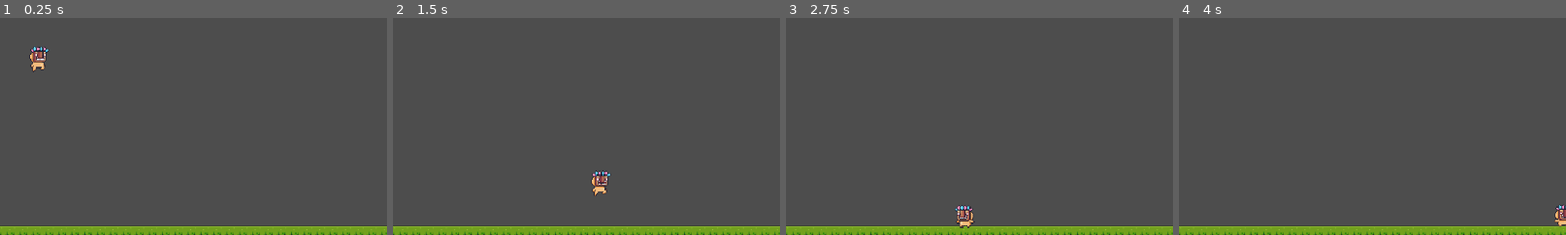
Above: before the commit, frames 1-4 (left to right).
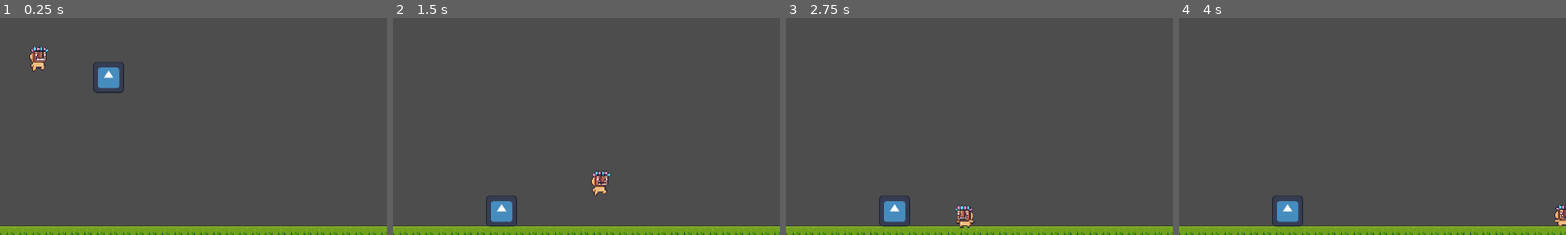
Above: after the commit, the same moments.

Repository: TaofeekS/shareMania
Game: Godot game, scene res://src/Levels/TestLevels/Scene/test_level.tscn
Two runs of this game, one before a commit and one after it. Both use one fixed random seed, a clock stepped at 60 frames per second and the inputs below. The project has no main scene, so this scene is started directly. The engine's default icon, where the game draws it, is replaced by a stand-in: a white triangle on a blue panel in a dark square.
Inputs:
- Up to frame 1 (0.25 s): no input
- Up to frame 2 (1.5 s): tap Enter (ui_accept) at 0.5, 0.77 s; hold Right (ui_right) from 0.53 s (still down); tap E (pickItem, bound only after the commit) at 0.6, 1.35 s
- Up to frame 3 (2.75 s): tap Enter (ui_accept) at 1.52 s; release Right (ui_right) at 2.03 s; hold Left (ui_left) from 2.03 s (still down); tap E (pickItem, bound only after the commit) at 2.1 s
- Up to frame 4 (4 s): release Left (ui_left) at 2.78 s; hold Right (ui_right) from 2.78 s (still down); tap E (pickItem, bound only after the commit) at 2.85, 3.6 s; tap Enter (ui_accept) at 3.02, 3.77 s
The pictures show only the part of the screen within x 37-87%, y 40-90%; the shares and areas given below are measured in that part.

The runs differ from the first frame. In frame 1, 0.7% of the frame differs, in the area x 24-33%, y 20-35%; in frame 2, 0.7%, in the area x 24-33%, y 81-97%; in frame 3, 0.7%; in frame 4, 0.7%.

Commit message:
added giftbox and ability to carry and drop giftbox

Diff:
--- a/Share Mania/project.godot
+++ b/Share Mania/project.godot
@@ -14,6 +14,14 @@
 config/features=PackedStringArray("4.2", "GL Compatibility")
 config/icon="res://icon.svg"
 
+[input]
+
+pickItem={
+"deadzone": 0.5,
+"events": [Object(InputEventKey,"resource_local_to_scene":false,"resource_name":"","device":-1,"window_id":0,"alt_pressed":false,"shift_pressed":false,"ctrl_pressed":false,"meta_pressed":false,"pressed":false,"keycode":0,"physical_keycode":69,"key_label":0,"unicode":101,"echo":false,"script":null)
+]
+}
+
 [rendering]
 
 renderer/rendering_method="gl_compatibility"
--- a/Share Mania/src/GiftBox/Scene/gift_box.tscn
+++ b/Share Mania/src/GiftBox/Scene/gift_box.tscn
@@ -1,6 +1,7 @@
-[gd_scene load_steps=4 format=3 uid="uid://hyylcyrhleh3"]
+[gd_scene load_steps=5 format=3 uid="uid://hyylcyrhleh3"]
 
 [ext_resource type="Texture2D" uid="uid://3ewfn5sx3gel" path="res://icon.svg" id="1_2msd0"]
+[ext_resource type="Script" path="res://src/GiftBox/Script/gift_box.gd" id="1_8agbj"]
 
 [sub_resource type="PhysicsMaterial" id="PhysicsMaterial_ewi81"]
 rough = true
@@ -9,7 +10,9 @@
 size = Vector2(38, 36)
 
 [node name="GiftBox" type="RigidBody2D"]
+collision_layer = 4
 physics_material_override = SubResource("PhysicsMaterial_ewi81")
+script = ExtResource("1_8agbj")
 
 [node name="Sprite2D" type="Sprite2D" parent="."]
 scale = Vector2(0.3, 0.3)
--- /dev/null
+++ b/Share Mania/src/GiftBox/Script/gift_box.gd
@@ -0,0 +1,13 @@
+extends RigidBody2D
+
+var followParent = false
+# Called when the node enters the scene tree for the first time.
+func _ready():
+	pass # Replace with function body.
+
+
+# Called every frame. 'delta' is the elapsed time since the previous frame.
+func _process(delta):
+	if followParent:
+		global_position = get_parent().global_position
+	pass
--- a/Share Mania/src/Levels/TestLevels/Scene/test_level.tscn
+++ b/Share Mania/src/Levels/TestLevels/Scene/test_level.tscn
@@ -1,7 +1,8 @@
-[gd_scene load_steps=5 format=3 uid="uid://42p3moyml021"]
+[gd_scene load_steps=6 format=3 uid="uid://42p3moyml021"]
 
 [ext_resource type="Texture2D" uid="uid://6tldjpxrbjf" path="res://assets/Free/Terrain/Terrain (16x16).png" id="1_t10yr"]
 [ext_resource type="PackedScene" uid="uid://dudfwlo6oec2a" path="res://src/Player/Scene/player.tscn" id="2_3bgim"]
+[ext_resource type="PackedScene" uid="uid://hyylcyrhleh3" path="res://src/GiftBox/Scene/gift_box.tscn" id="3_ka32i"]
 
 [sub_resource type="TileSetAtlasSource" id="TileSetAtlasSource_268t8"]
 texture = ExtResource("1_t10yr")
@@ -493,6 +494,9 @@
 format = 2
 layer_0/tile_data = PackedInt32Array(2490369, 131072, 1, 2490370, 458752, 0, 2490371, 458752, 0, 2490372, 458752, 0, 24 …(7607 unchanged characters)…
 
+[node name="GiftBox" parent="." instance=ExtResource("3_ka32i")]
+position = Vector2(502, 396)
+
 [node name="Player" parent="." instance=ExtResource("2_3bgim")]
 position = Vector2(414, 369)
 
--- a/Share Mania/src/Player/Scene/player.tscn
+++ b/Share Mania/src/Player/Scene/player.tscn
@@ -352,7 +352,68 @@
 [sub_resource type="RectangleShape2D" id="RectangleShape2D_q22bo"]
 size = Vector2(19, 21)
 
+[sub_resource type="Animation" id="Animation_qsd2g"]
+resource_name = "pickObject"
+length = 0.6
+tracks/0/type = "bezier"
+tracks/0/imported = false
+tracks/0/enabled = true
+tracks/0/path = NodePath("carriedObjectPos:position:x")
+tracks/0/interp = 1
+tracks/0/loop_wrap = true
+tracks/0/keys = {
+"handle_modes": PackedInt32Array(0, 0, 0),
+"points": PackedFloat32Array(25, -0.25, 0, 0.25, 0, 25, -0.25, 0, 0.25, 0, 0, -0.25, 0, 0.25, 0),
+"times": PackedFloat32Array(0, 0.3, 0.6)
+}
+tracks/1/type = "bezier"
+tracks/1/imported = false
+tracks/1/enabled = true
+tracks/1/path = NodePath("carriedObjectPos:position:y")
+tracks/1/interp = 1
+tracks/1/loop_wrap = true
+tracks/1/keys = {
+"handle_modes": PackedInt32Array(0, 0),
+"points": PackedFloat32Array(11, -0.25, 0, 0.25, 0, -30, -0.25, 0, 0.25, 0),
+"times": PackedFloat32Array(0, 0.6)
+}
+
+[sub_resource type="Animation" id="Animation_pqqvl"]
+length = 0.001
+tracks/0/type = "bezier"
+tracks/0/imported = false
+tracks/0/enabled = true
+tracks/0/path = NodePath("carriedObjectPos:position:x")
+tracks/0/interp = 1
+tracks/0/loop_wrap = true
+tracks/0/keys = {
+"handle_modes": PackedInt32Array(0),
+"points": PackedFloat32Array(20, -0.25, 0, 0.25, 0),
+"times": PackedFloat32Array(0)
+}
+tracks/1/type = "bezier"
+tracks/1/imported = false
+tracks/1/enabled = true
+tracks/1/path = NodePath("carriedObjectPos:position:y")
+tracks/1/interp = 1
+tracks/1/loop_wrap = true
+tracks/1/keys = {
+"handle_modes": PackedInt32Array(0),
+"points": PackedFloat32Array(11, -0.25, 0, 0.25, 0),
+"times": PackedFloat32Array(0)
+}
+
+[sub_resource type="AnimationLibrary" id="AnimationLibrary_f3ylm"]
+_data = {
+"RESET": SubResource("Animation_pqqvl"),
+"pickObject": SubResource("Animation_qsd2g")
+}
+
+[sub_resource type="RectangleShape2D" id="RectangleShape2D_nmt4k"]
+size = Vector2(37, 3)
+
 [node name="Player" type="CharacterBody2D"]
+collision_layer = 2
 script = ExtResource("1_onhkh")
 
 [node name="Sprite2D" type="Sprite2D" parent="."]
@@ -377,3 +438,23 @@
 [node name="CollisionShape2D" type="CollisionShape2D" parent="."]
 position = Vector2(0.5, 0.5)
 shape = SubResource("RectangleShape2D_q22bo")
+
+[node name="baseObjectPos" type="Marker2D" parent="."]
+
+[node name="carriedObjectPos" type="Marker2D" parent="baseObjectPos"]
+position = Vector2(20, 11)
+
+[node name="AnimationPlayer" type="AnimationPlayer" parent="baseObjectPos"]
+libraries = {
+"": SubResource("AnimationLibrary_f3ylm")
+}
+
+[node name="itemDetector" type="Area2D" parent="."]
+collision_mask = 4
+
+[node name="CollisionShape2D" type="CollisionShape2D" parent="itemDetector"]
+position = Vector2(1.5, 9.5)
+shape = SubResource("RectangleShape2D_nmt4k")
+
+[connection signal="body_entered" from="itemDetector" to="." method="_on_item_detector_body_entered"]
+[connection signal="body_exited" from="itemDetector" to="." method="_on_item_detector_body_exited"]
--- a/Share Mania/src/Player/Script/player.gd
+++ b/Share Mania/src/Player/Script/player.gd
@@ -3,6 +3,7 @@
 
 @export var SPEED = 220.0
 const JUMP_VELOCITY = -400.0
+var items = []
 
 # Get the gravity from the project settings to be synced with RigidBody nodes.
 var gravity = ProjectSettings.get_setting("physics/2d/default_gravity")
@@ -26,8 +27,10 @@
 	#setting sprite flip based on direction
 	if direction == 1:
 		$Sprite2D.flip_h = false
+		$baseObjectPos.scale.x = 1
 	elif direction == -1:
 		$Sprite2D.flip_h = true
+		$baseObjectPos.scale.x = -1
 
 
 	if direction:
@@ -48,3 +51,42 @@
 			stateMachine.travel("jump")
 		else:
 			stateMachine.travel("fall")
+
+	if Input.is_action_just_pressed("pickItem"):
+
+		if CarryingAnObject():
+			dropCarriedObject()
+		else:
+			if items.size() != 0:
+				pickObject()
+
+
+
+func _on_item_detector_body_entered(body):
+	items.append(body)
+
+
+func _on_item_detector_body_exited(body):
+	if items.has(body):
+		items.erase(body)
+
+
+func dropCarriedObject():
+	var carriedObject = $baseObjectPos/carriedObjectPos.get_child(0)
+	$baseObjectPos/carriedObjectPos.remove_child(carriedObject)
+	get_parent().add_child(carriedObject)
+
+	carriedObject.followParent = false
+	carriedObject.position = $baseObjectPos/carriedObjectPos.global_position
+
+
+func pickObject():
+	var obj = items[0]
+	get_parent().remove_child(obj)
+	$baseObjectPos/carriedObjectPos.add_child(obj)
+	obj.followParent = true
+	$baseObjectPos/AnimationPlayer.play("pickObject")
+
+
+func CarryingAnObject():
+	return $baseObjectPos/carriedObjectPos.get_child_count() != 0
Not shown: 1 places in Share Mania/src/Player/Scene/player.tscn that only renumber resources
